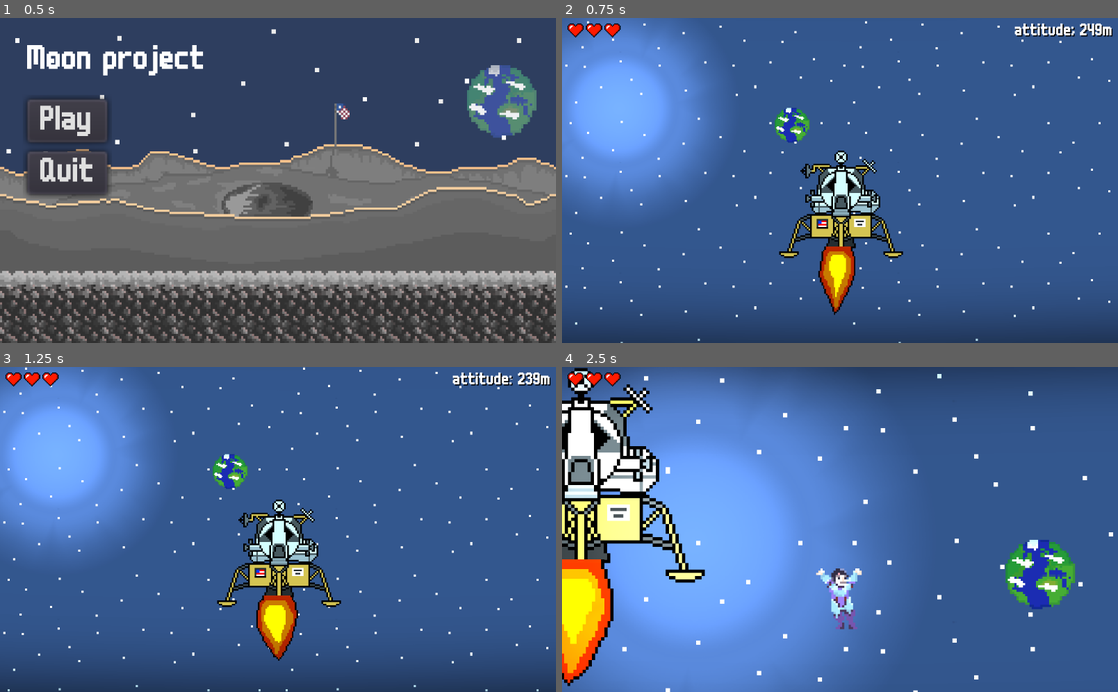
Above: before the commit, frames 1-4 (two rows, left to right).
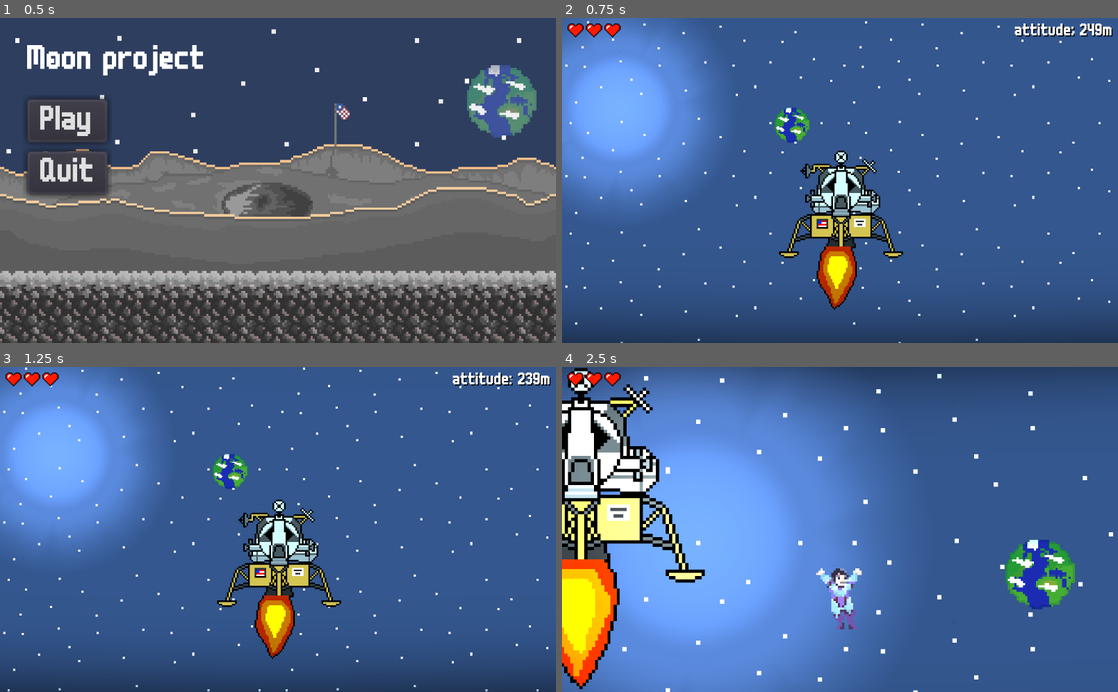
Above: after the commit, the same moments.

Repository: kukosek/mission-sacriffice
Game: Godot game, scene res://Scenes/gui/MainMenu.tscn
The game is run twice, just before and just after one commit, with the same random seed, the same clock (stepped at 60 frames per second) and the same inputs. Sound files missing from this copy of the repository are replaced by a short silence.
Inputs (mouse positions are in pixels of both pictures, inside the frame that each line leads up to):
- Up to frame 1 (0.5 s): no input
- Up to frame 2 (0.75 s): click "Play" at 0.5 s
- Up to frame 3 (1.25 s): no input
- Up to frame 4 (2.5 s): tap Enter (ui_accept) at 1.25, 1.52, 2.27 s; move the mouse to (962, 513) at 1.27 s; hold E (ui_use) 1.28-2.03 s; hold Right (ui_right) from 1.28 s (still down); click (962, 513) at 1.42 s; move the mouse to (728, 545) at 2.02 s; tap E (ui_use) at 2.1 s

Frame 1 is identical in both runs. In frame 2, 0.3% of the frame differs, in the area x 45-53%, y 72-92%; in frame 3, 0.5%; in frame 4, 1.4%, in the area x 0-11%, y 59-100%.

Commit message:
bossroom door and background

Diff:
--- a/Scenes/BOSS/bossroom.tscn
+++ b/Scenes/BOSS/bossroom.tscn
@@ -11,6 +11,8 @@
 [ext_resource path="res://Scenes/BOSS/skrinka1.png" type="Texture" id=9]
 [ext_resource path="res://Scenes/BOSS/hanglight.png" type="Texture" id=10]
 [ext_resource path="res://Scenes/things/Door.tscn" type="PackedScene" id=11]
+[ext_resource path="res://Scenes/moon1/moon-background.tscn" type="PackedScene" id=12]
+[ext_resource path="res://Scenes/moon1/Sunlight.tscn" type="PackedScene" id=13]
 
 [sub_resource type="AtlasTexture" id=1]
 atlas = ExtResource( 3 )
@@ -107,35 +109,11 @@
 
 [node name="Node2D" type="Node2D"]
 
-[node name="button1" type="Sprite" parent="."]
-position = Vector2( 96, -32 )
-scale = Vector2( 2, 2 )
-texture = ExtResource( 4 )
-
-[node name="AnimatedSprite" type="AnimatedSprite" parent="."]
-position = Vector2( 304, -240 )
-scale = Vector2( 4, 4 )
-frames = SubResource( 10 )
-animation = "kill"
-playing = true
-
-[node name="kamera" type="Sprite" parent="."]
-position = Vector2( 64, -544 )
-texture = ExtResource( 2 )
-
-[node name="kopule" type="Sprite" parent="."]
-position = Vector2( -422, -160 )
-z_index = -1
-texture = ExtResource( 5 )
-
-[node name="koš" type="Sprite" parent="."]
-position = Vector2( -288, -32 )
-texture = ExtResource( 1 )
-
-[node name="player" parent="." instance=ExtResource( 7 )]
+[node name="Player" parent="." instance=ExtResource( 7 )]
 position = Vector2( -160, -64 )
 
 [node name="platforms" type="TileMap" parent="."]
+position = Vector2( 0, 500 )
 scale = Vector2( 4, 4 )
 tile_set = ExtResource( 6 )
 cell_size = Vector2( 16, 16 )
@@ -143,30 +121,78 @@
 format = 1
 tile_data = PoolIntArray( -786441, 0, 0, -786440, 0, 0, -786439, 0, 0, -786438, 0, 0, -786437, 0, 0, -786436, 0, 0, -78 …(3711 unchanged characters)…
 
-[node name="AnimatedSprite2" type="AnimatedSprite" parent="."]
-position = Vector2( 992, -412 )
-scale = Vector2( 4, 4 )
-frames = SubResource( 20 )
+[node name="koš" type="Sprite" parent="platforms"]
+position = Vector2( -72, -8 )
+scale = Vector2( 0.25, 0.25 )
+texture = ExtResource( 1 )
 
-[node name="Door" parent="." instance=ExtResource( 11 )]
-position = Vector2( -480, -96 )
+[node name="button1" type="Sprite" parent="platforms"]
+position = Vector2( 24, -8 )
+scale = Vector2( 0.5, 0.5 )
+texture = ExtResource( 4 )
 
-[node name="hanglight" type="Sprite" parent="."]
-position = Vector2( -224, -512 )
-scale = Vector2( 4, 4 )
+[node name="AnimatedSprite" type="AnimatedSprite" parent="platforms"]
+position = Vector2( 76, -60 )
+frames = SubResource( 10 )
+animation = "kill"
+frame = 1
+playing = true
+
+[node name="kamera" type="Sprite" parent="platforms"]
+position = Vector2( 16, -136 )
+scale = Vector2( 0.25, 0.25 )
+texture = ExtResource( 2 )
+
+[node name="kopule" type="Sprite" parent="platforms"]
+position = Vector2( -105.5, -40 )
+scale = Vector2( 0.25, 0.25 )
+z_index = -1
+texture = ExtResource( 5 )
+
+[node name="hanglight" type="Sprite" parent="platforms"]
+position = Vector2( -56, -128 )
 texture = ExtResource( 10 )
 
-[node name="hanglight2" type="Sprite" parent="."]
-position = Vector2( 272, -512 )
-scale = Vector2( 4, 4 )
+[node name="hanglight2" type="Sprite" parent="platforms"]
+position = Vector2( 68, -128 )
 texture = ExtResource( 10 )
 
-[node name="skrinka1" type="Sprite" parent="."]
-position = Vector2( -16, -64 )
+[node name="skrinka1" type="Sprite" parent="platforms"]
+position = Vector2( -4, -16 )
+scale = Vector2( 0.25, 0.25 )
 z_index = -1
 texture = ExtResource( 9 )
 
-[node name="hanglight3" type="Sprite" parent="."]
-position = Vector2( 608, -512 )
-scale = Vector2( 4, 4 )
+[node name="hanglight3" type="Sprite" parent="platforms"]
+position = Vector2( 152, -128 )
 texture = ExtResource( 10 )
+
+[node name="AnimatedSprite2" type="AnimatedSprite" parent="platforms"]
+position = Vector2( 248, -103 )
+frames = SubResource( 20 )
+
+[node name="Door" parent="platforms" instance=ExtResource( 11 )]
+position = Vector2( -120, -24 )
+scale = Vector2( 0.25, 0.25 )
+range_x = 300
+range_y = 200
+show_hint = false
+target_scene = "res://Scenes/lab1/lab.tscn"
+player_path = NodePath("../../Player")
+
+[node name="CollisionShape2D" parent="platforms/Door/LabEntranceDetection" index="0"]
+position = Vector2( 300, 928.334 )
+
+[node name="Sunlight" parent="." instance=ExtResource( 13 )]
+visible = true
+position = Vector2( 143.787, 56.3157 )
+scale = Vector2( 20, 1 )
+range_z_max = 5
+range_layer_max = 0
+script = null
+
+[node name="MoonBackground" parent="." instance=ExtResource( 12 )]
+
+[editable path="platforms/Door"]
+
+[editable path="Sunlight"]
--- a/Scenes/lab1/lab.tscn
+++ b/Scenes/lab1/lab.tscn
@@ -47,14 +47,14 @@
 "name": "death",
 "speed": 10.0
 }, {
+"frames": [ ExtResource( 7 ), ExtResource( 5 ), ExtResource( 6 ), ExtResource( 10 ), ExtResource( 4 ), ExtResource( 12 ), ExtResource( 11 ), ExtResource( 9 ) ],
+"loop": true,
+"name": "walking",
+"speed": 10.0
+}, {
 "frames": [ ExtResource( 21 ), ExtResource( 15 ), ExtResource( 14 ), ExtResource( 16 ), ExtResource( 22 ), ExtResource( 20 ), ExtResource( 19 ), ExtResource( 23 ) ],
 "loop": true,
 "name": "gunshot",
-"speed": 10.0
-}, {
-"frames": [ ExtResource( 7 ), ExtResource( 5 ), ExtResource( 6 ), ExtResource( 10 ), ExtResource( 4 ), ExtResource( 12 ), ExtResource( 11 ), ExtResource( 9 ) ],
-"loop": true,
-"name": "walking",
 "speed": 10.0
 } ]
 
@@ -465,6 +465,7 @@
 range_x = 100
 range_y = 150
 show_hint = false
+target_scene = "res://Scenes/moon1/moon.tscn"
 
 [node name="AnimatedSprite" parent="Door" index="0"]
 z_index = -1
--- /dev/null
+++ b/Scenes/moon1/Sunlight.tscn
@@ -0,0 +1,15 @@
+[gd_scene load_steps=3 format=2]
+
+[ext_resource path="res://Scenes/light2.png" type="Texture" id=1]
+[ext_resource path="res://Scenes/moon1/Sunlight.gd" type="Script" id=2]
+
+[node name="Sunlight" type="Light2D"]
+visible = false
+scale = Vector2( 0.53, 0.53 )
+texture = ExtResource( 1 )
+color = Color( 0.72549, 0.917647, 0.992157, 1 )
+energy = 2.16
+mode = 2
+range_layer_min = -250
+range_layer_max = 100
+script = ExtResource( 2 )
--- a/Scenes/moon1/moon.tscn
+++ b/Scenes/moon1/moon.tscn
@@ -9,8 +9,7 @@
 [ext_resource path="res://Scenes/light3.png" type="Texture" id=7]
 [ext_resource path="res://Scenes/moon1/moon.tres" type="TileSet" id=8]
 [ext_resource path="res://Scenes/lab1/kachle.png" type="Texture" id=9]
-[ext_resource path="res://Scenes/light2.png" type="Texture" id=10]
-[ext_resource path="res://Scenes/moon1/Sunlight.gd" type="Script" id=11]
+[ext_resource path="res://Scenes/moon1/Sunlight.tscn" type="PackedScene" id=10]
 [ext_resource path="res://Scenes/things/Door.tscn" type="PackedScene" id=12]
 [ext_resource path="res://Scenes/moon1/Show.gd" type="Script" id=13]
 [ext_resource path="res://Scenes/moon1/TileMap.gd" type="Script" id=14]
@@ -133,16 +132,7 @@
 color = Color( 0.188235, 0.184314, 0.184314, 1 )
 script = ExtResource( 13 )
 
-[node name="Sunlight" type="Light2D" parent="."]
-visible = false
-scale = Vector2( 0.53, 0.53 )
-texture = ExtResource( 10 )
-color = Color( 0.72549, 0.917647, 0.992157, 1 )
-energy = 2.16
-mode = 2
-range_layer_min = -250
-range_layer_max = 100
-script = ExtResource( 11 )
+[node name="Sunlight" parent="." instance=ExtResource( 10 )]
 
 [node name="MoonBackground" parent="." instance=ExtResource( 2 )]
 position = Vector2( 0, 4.48984 )
@@ -183,7 +173,7 @@
 position = Vector2( 0.484283, 299.699 )
 scale = Vector2( 5.7, 6 )
 frames = SubResource( 2 )
-frame = 3
+frame = 2
 playing = true
 
 [node name="RadioAudio" type="AudioStreamPlayer2D" parent="LunarLander"]
@@ -254,7 +244,7 @@
 scale = Vector2( 4, 4 )
 frames = SubResource( 12 )
 animation = "New Anim"
-frame = 4
+frame = 5
 playing = true
 offset = Vector2( 3.5166, 0.568039 )
 
@@ -278,6 +268,7 @@
 
 [node name="Door" parent="." instance=ExtResource( 12 )]
 position = Vector2( 370.648, 927.613 )
+target_scene = "res://Scenes/lab1/lab.tscn"
 
 [node name="Music" type="AudioStreamPlayer2D" parent="."]
 stream = ExtResource( 19 )
--- a/Scenes/things/Door.gd
+++ b/Scenes/things/Door.gd
@@ -7,9 +7,12 @@
 export (int) var range_x = 200
 export (int) var range_y = 100
 export (bool) var show_hint = true
+export (String) var target_scene
+export (NodePath) var player_path = "../Player"
+
 
 onready var sprite = $AnimatedSprite
-onready var player = get_parent().get_node("Player/Player")
+onready var player = get_node(player_path).get_node("Player")
 onready var open_sfx = $OpenSFX
 onready var close_sfx = $CloseSFX
 
@@ -28,10 +31,10 @@
 
 # Called when the node enters the scene tree for the first time.
 func _ready():
-	pass # Replace with function body.
+	$LabEntranceDetection.target_scene = target_scene
 
 func player_is_in_range():
-	var delta_pos = Vector2(abs(player.position.x - position.x), abs(player.position.y - position.y))
+	var delta_pos = Vector2(abs(player.global_position.x - global_position.x), abs(player.global_position.y - global_position.y))
 	return delta_pos.x < range_x and delta_pos.y < range_y
 
 func _input(event):
Not shown: 1 places in Scenes/BOSS/bossroom.tscn that only renumber resources
Not shown: 1 places in Scenes/moon1/moon.tscn that only renumber resources
